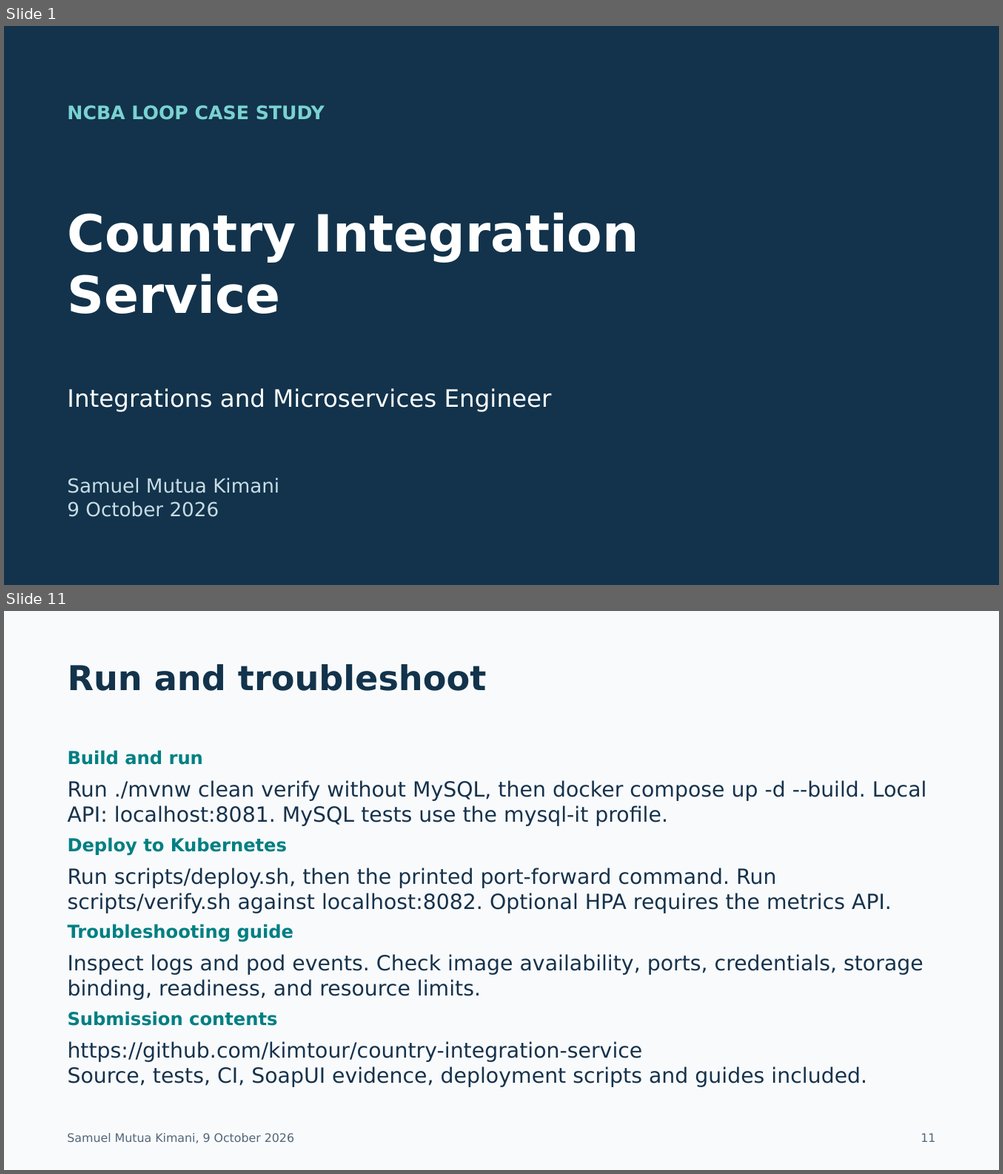
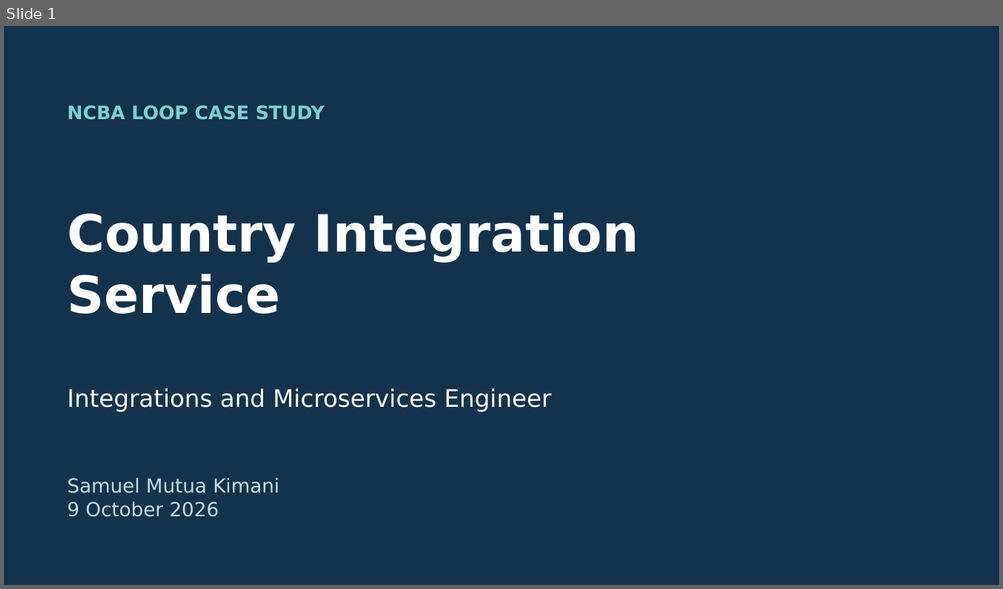
Before and after one commit to kimtour/country-integration-service, a slide deck: docs/submission/Case Study Submission – Integrations and Microservices Engineer – Samuel Mutua Kimani.pptx. Shown one above the other, each under a label of ours: slides 1 and 11 before the commit, slide 1 after it; the slides between them are not shown. The pictures are 1003x1174 and 1003x589 pixels, drawn with LibreOffice and Linux fonts; fonts in the diff are those of the drawing. Boxes give left, top, right and bottom in pixels: in the first picture for what was removed or moved away, otherwise in the second. Text is boxed around its words. In the diff, an @@ line names an element or a change of style, - is before the commit and + after.

Commit message:
Fix country resolution and complete verified assessment submission

```diff
--- a/docs/submission/Case Study Submission – Integrations and Microservices Engineer – Samuel Mutua Kimani.pptx
+++ b/docs/submission/Case Study Submission – Integrations and Microservices Engineer – Samuel Mutua Kimani.pptx
@@ slide 11 removed at [4,611,999,1170], background #F8FAFC @@
@@ text removed at [68,664,486,691] @@
-Run and troubleshoot
@@ text removed at [68,750,203,765] @@
-Build and run
@@ text removed at [68,780,926,826] @@
-Run ./mvnw clean verify without MySQL, then docker compose up -d --build. Local API: localhost:8081. MySQL tests use the mysql-it profile.
@@ text removed at [68,837,287,856] @@
-Deploy to Kubernetes
@@ text removed at [68,868,891,914] @@
-Run scripts/deploy.sh, then the printed port-forward command. Run scripts/verify.sh against localhost:8082. Optional HPA requires the metrics API.
@@ text removed at [68,924,293,943] @@
-Troubleshooting guide
@@ text removed at [68,954,923,1000] @@
-Inspect logs and pod events. Check image availability, ports, credentials, storage binding, readiness, and resource limits.
@@ text removed at [68,1011,277,1026] @@
-Submission contents
@@ text removed at [68,1042,867,1088] @@
-https://github.com/kimtour/country-integration-service
-Source, tests, CI, SoapUI evidence, deployment scripts and guides included.
@@ text removed at [67,1133,294,1144] @@
-Samuel Mutua Kimani, 9 October 2026
@@ text removed at [920,1133,935,1142] @@
-11
```
Also in this commit, not shown: 17 slides added, 11 other slides removed, 48 other files.
